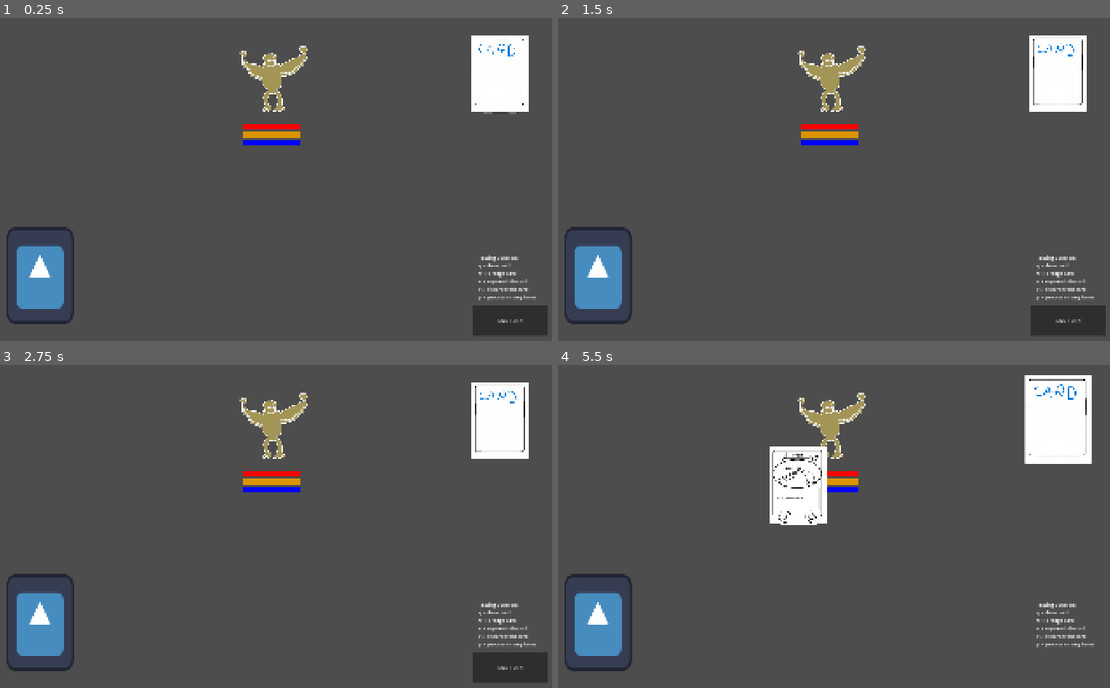
Above: before the commit, frames 1-4 (two rows, left to right).
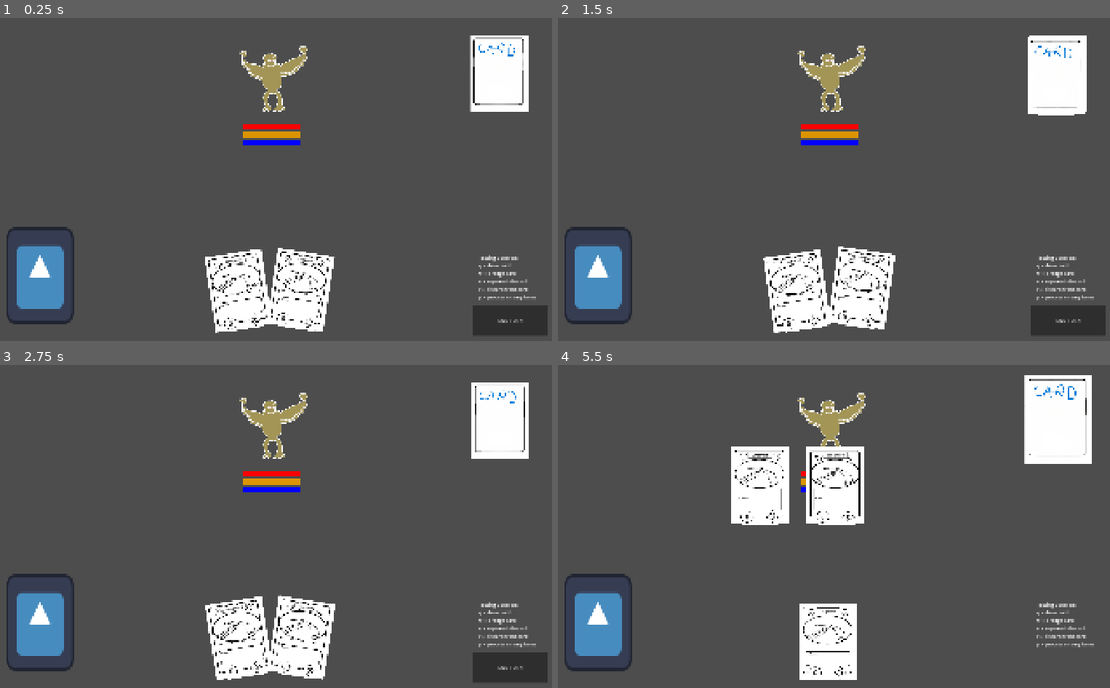
Above: after the commit, the same moments.

Repository: idealmonke/2.5d-test
Game: Godot game, scene res://game_data/scenes/Prototype_Battle.tscn
Two runs of this game, one before a commit and one after it. Both use one fixed random seed, a clock stepped at 60 frames per second and the inputs below. This scene is started directly instead of the project's main scene. The engine's default icon, where the game draws it, is replaced by a stand-in: a white triangle on a blue panel in a dark square.
Inputs (mouse positions are in pixels of both pictures, inside the frame that each line leads up to):
- Up to frame 1 (0.25 s): no input
- Up to frame 2 (1.5 s): tap Enter at 0.5 s; drag from (596, 276) to (1060, 72) at 0.52 s; click "END TURN" at 1.25 s
- Up to frame 3 (2.75 s): tap Space at 2 s; drag from (502, 419) to (38, 623) at 2.02 s
- Up to frame 4 (5.5 s): tap Enter at 2.75 s; move the mouse to (1060, 416) at 2.77 s; hold W 2.78-3.5 s; tap R at 2.85 s; click (1060, 416) at 2.92 s; tap Space at 3.5 s; drag from (1060, 419) to (596, 626) at 3.52 s; drag from (1060, 416) to (596, 620) at 4.27 s; drag from (596, 626) to (1060, 419) at 5.02 s

The runs differ from the first frame. In frame 1, 5.2% of the frame differs, in the area x 37-95%, y 5-98%; in frame 2, 5.3%; in frame 3, 4.8%; in frame 4, 7.0%, in the area x 31-97%, y 3-98%.

Commit message:
Card Init from memory

Diff:
--- a/game_data/enemies/battle_config.gd
+++ b/game_data/battle_config.gd
@@ -2,3 +2,4 @@
 extends Resource
 
 @export var enemyIDs : Array[int]
+@export var party: Party
--- a/game_data/battle_config.tres
+++ b/game_data/battle_config.tres
@@ -1,8 +1,10 @@
-[gd_resource type="Resource" script_class="battle_config" format=3]
+[gd_resource type="Resource" script_class="battle_config" format=3 uid="uid://c8qyuw5w0o2vo"]
 
-[ext_resource type="Script" path="res://game_data/enemies/battle_config.gd" id="1_0e1t4"]
+[ext_resource type="Resource" uid="uid://bfow5mjt2qwkc" path="res://game_data/player_data/party_data/Starter1.tres" id="1_d2gtx"]
+[ext_resource type="Script" uid="uid://dpmb6l2ednj1l" path="res://game_data/battle_config.gd" id="2_krdy4"]
 
 [resource]
-script = ExtResource("1_0e1t4")
+script = ExtResource("2_krdy4")
 enemyIDs = Array[int]([1, 1, 888])
+party = ExtResource("1_d2gtx")
 metadata/_custom_type_script = "uid://dpmb6l2ednj1l"
--- /dev/null
+++ b/game_data/characters/character_data.gd
@@ -0,0 +1,17 @@
+class_name character_data
+extends Resource
+
+@export var id: int
+@export var hp: int
+@export var max_mana: int
+@export var mana_regen: int
+@export var stamina: int
+@export var defense: Dictionary
+
+@export var main_class: String
+
+# Use a string "None" for single classed characters for now, we might set a better convention later
+@export var multi_class: String
+
+@export var hand_size: int
+@export var deck_slots: int
--- /dev/null
+++ b/game_data/characters/character_registry.gd
@@ -0,0 +1,19 @@
+class_name character_registry
+extends RefCounted
+
+static var character_data_path: String = "res://game_data/enemies/card_data/"
+
+const CHARACTER_DB: Dictionary = {
+	1: "John",
+	2: "Sally"
+}
+
+static func get_character_data(ID: int) -> character_data:
+	assert(CHARACTER_DB.has(ID), "Character ID (%s) not found in character registry" % ID)
+	return load(character_data_path+CHARACTER_DB[ID]+".tres")
+
+static func save_data(data: character_data) -> void:
+	var ID : int = data.id;
+
+	assert(CHARACTER_DB.has(ID), "Character ID (%s) not found in registry" % ID)
+	ResourceSaver.save(data, character_data_path+CHARACTER_DB[ID]+".tres")
--- /dev/null
+++ b/game_data/player_data/party_data/Starter1.tres
@@ -0,0 +1,9 @@
+[gd_resource type="Resource" script_class="Party" format=3 uid="uid://bfow5mjt2qwkc"]
+
+[ext_resource type="Script" uid="uid://tj0fltstwh2q" path="res://game_data/skill_cards/party.gd" id="1_q0e4e"]
+
+[resource]
+script = ExtResource("1_q0e4e")
+party_id = 1
+card_ids = Array[int]([1001, 1001, 1001, 1001, 1001, 1001, 1001, 1001, 1001, 1001, 1001, 1001, 1001, 1001, 1001, 1001])
+metadata/_custom_type_script = "uid://tj0fltstwh2q"
--- a/game_data/scenes/Prototype_Battle.tscn
+++ b/game_data/scenes/Prototype_Battle.tscn
@@ -6,37 +6,10 @@
 [ext_resource type="Script" uid="uid://brkdlre72oirh" path="res://game_data/skill_cards/card_locations/skill_card_hand.gd" id="3_wxjty"]
 [ext_resource type="Script" uid="uid://dxa8pniujnbnr" path="res://game_data/skill_cards/card_locations/skill_card_library.gd" id="4_h35sd"]
 [ext_resource type="Texture2D" uid="uid://2jcqtthsd6ij" path="res://icon.svg" id="5_h35sd"]
-[ext_resource type="Texture2D" uid="uid://dq27uwoxutmax" path="res://game_data/skill_cards/card_art/Blank_Card.png" id="6_h35sd"]
-[ext_resource type="Shader" uid="uid://b01vpgxcjaa8c" path="res://game_data/skill_cards/card_art/exhausted_card.gdshader" id="6_l4n2p"]
-[ext_resource type="Script" uid="uid://cscx462ge7hl4" path="res://game_data/skill_cards/skill_card.gd" id="6_wxjty"]
 [ext_resource type="Script" uid="uid://dtosnq5o1su6r" path="res://game_data/enemies/enemy.gd" id="10_lpuuh"]
 [ext_resource type="Texture2D" uid="uid://b8jyxdir6bjj3" path="res://game_data/enemies/enemy_art/enemy_harpy.png" id="11_in72b"]
 
 [sub_resource type="RectangleShape2D" id="RectangleShape2D_wxjty"]
-
-[sub_resource type="ShaderMaterial" id="ShaderMaterial_5ar1h"]
-shader = ExtResource("6_l4n2p")
-shader_parameter/is_exhausted = false
-shader_parameter/darken_amount = 0.800000038
-shader_parameter/desaturate_amount = 0.30000001425
-
-[sub_resource type="RectangleShape2D" id="RectangleShape2D_l4n2p"]
-size = Vector2(362, 482)
-
-[sub_resource type="RectangleShape2D" id="RectangleShape2D_72g67"]
-size = Vector2(380, 554)
-
-[sub_resource type="LabelSettings" id="LabelSettings_wxjty"]
-font_size = 20
-font_color = Color(0, 0, 0, 1)
-shadow_color = Color(0.7607843, 0.32941177, 0.24313726, 0)
-
-[sub_resource type="LabelSettings" id="LabelSettings_c1dyx"]
-font_color = Color(0, 0, 0, 1)
-
-[sub_resource type="LabelSettings" id="LabelSettings_aonjl"]
-font_size = 42
-font_color = Color(0, 0, 0, 1)
 
 [sub_resource type="RectangleShape2D" id="RectangleShape2D_mja0g"]
 size = Vector2(500, 500)
@@ -49,16 +22,6 @@
 gradient = SubResource("Gradient_md5fw")
 
 [sub_resource type="LabelSettings" id="LabelSettings_h35sd"]
-
-[sub_resource type="RectangleShape2D" id="RectangleShape2D_mja0g"]
-size = Vector2(500, 500)
-
-[sub_resource type="Gradient" id="Gradient_md5fw"]
-offsets = PackedFloat32Array(1)
-colors = PackedColorArray(1, 1, 1, 1)
-
-[sub_resource type="GradientTexture2D" id="GradientTexture2D_u3tej"]
-gradient = SubResource("Gradient_md5fw")
 
 [node name="PrototypeBattle" type="Node2D" unique_id=1303829405]
 script = ExtResource("1_lpuuh")
@@ -87,271 +50,6 @@
 shape = SubResource("RectangleShape2D_wxjty")
 
 [node name="card_storage" type="Node2D" parent="." unique_id=149255123]
-
-[node name="skill_card" type="Area2D" parent="card_storage" unique_id=1871708570]
-position = Vector2(500, 500)
-scale = Vector2(0.5, 0.5)
-script = ExtResource("6_wxjty")
-
-[node name="Sprite2D" type="Sprite2D" parent="card_storage/skill_card" unique_id=1746162831]
-material = SubResource("ShaderMaterial_5ar1h")
-texture = ExtResource("6_h35sd")
-
-[node name="CollisionShape2D" type="CollisionShape2D" parent="card_storage/skill_card" unique_id=786524825]
-position = Vector2(-17, -35)
-shape = SubResource("RectangleShape2D_l4n2p")
-
-[node name="hover_area" type="Area2D" parent="card_storage/skill_card" unique_id=346066006]
-
-[node name="hover_area_collision" type="CollisionShape2D" parent="card_storage/skill_card/hover_area" unique_id=123597450]
-position = Vector2(-18, -61)
-shape = SubResource("RectangleShape2D_72g67")
-
-[node name="card_name" type="Label" parent="card_storage/skill_card" unique_id=2038515389]
-offset_left = -92.0
-offset_top = -256.0
-offset_right = 60.0
-offset_bottom = -214.0
-label_settings = SubResource("LabelSettings_wxjty")
-horizontal_alignment = 1
-vertical_alignment = 1
-
-[node name="card_ability" type="Label" parent="card_storage/skill_card" unique_id=681648373]
-offset_left = -154.0
-offset_top = 34.0
-offset_right = 122.0
-offset_bottom = 122.0
-label_settings = SubResource("LabelSettings_c1dyx")
-
-[node name="mana_cost" type="Label" parent="card_storage/skill_card" unique_id=1961231286]
-offset_left = 42.0
-offset_top = 144.0
-offset_right = 90.0
-offset_bottom = 202.0
-label_settings = SubResource("LabelSettings_aonjl")
-horizontal_alignment = 1
-vertical_alignment = 1
-
-[node name="stamina_cost" type="Label" parent="card_storage/skill_card" unique_id=712983201]
-offset_left = -132.0
-offset_top = 142.0
-offset_right = -72.0
-offset_bottom = 200.0
-label_settings = SubResource("LabelSettings_aonjl")
-horizontal_alignment = 1
-vertical_alignment = 1
-
-[node name="skill_card2" type="Area2D" parent="card_storage" unique_id=1517108361]
-position = Vector2(500, 500)
-scale = Vector2(0.5, 0.5)
-script = ExtResource("6_wxjty")
-
-[node name="Sprite2D" type="Sprite2D" parent="card_storage/skill_card2" unique_id=1329385862]
-material = SubResource("ShaderMaterial_5ar1h")
-texture = ExtResource("6_h35sd")
-
-[node name="CollisionShape2D" type="CollisionShape2D" parent="card_storage/skill_card2" unique_id=177251869]
-position = Vector2(-17, -35)
-shape = SubResource("RectangleShape2D_l4n2p")
-
-[node name="hover_area" type="Area2D" parent="card_storage/skill_card2" unique_id=1997789707]
-
-[node name="hover_area_collision" type="CollisionShape2D" parent="card_storage/skill_card2/hover_area" unique_id=1168037399]
-position = Vector2(-18, -61)
-shape = SubResource("RectangleShape2D_72g67")
-
-[node name="card_name" type="Label" parent="card_storage/skill_card2" unique_id=8364464]
-offset_left = -92.0
-offset_top = -256.0
-offset_right = 60.0
-offset_bottom = -214.0
-label_settings = SubResource("LabelSettings_wxjty")
-horizontal_alignment = 1
-vertical_alignment = 1
-
-[node name="card_ability" type="Label" parent="card_storage/skill_card2" unique_id=53282140]
-offset_left = -154.0
-offset_top = 34.0
-offset_right = 122.0
-offset_bottom = 122.0
-label_settings = SubResource("LabelSettings_c1dyx")
-
-[node name="mana_cost" type="Label" parent="card_storage/skill_card2" unique_id=1971224639]
-offset_left = 42.0
-offset_top = 144.0
-offset_right = 90.0
-offset_bottom = 202.0
-label_settings = SubResource("LabelSettings_aonjl")
-horizontal_alignment = 1
-vertical_alignment = 1
-
-[node name="stamina_cost" type="Label" parent="card_storage/skill_card2" unique_id=612701343]
-offset_left = -132.0
-offset_top = 142.0
-offset_right = -72.0
-offset_bottom = 200.0
-label_settings = SubResource("LabelSettings_aonjl")
-horizontal_alignment = 1
-vertical_alignment = 1
-
-[node name="skill_card3" type="Area2D" parent="card_storage" unique_id=1305254307]
-position = Vector2(500, 500)
-scale = Vector2(0.5, 0.5)
-script = ExtResource("6_wxjty")
-
-[node name="Sprite2D" type="Sprite2D" parent="card_storage/skill_card3" unique_id=958045837]
-material = SubResource("ShaderMaterial_5ar1h")
-texture = ExtResource("6_h35sd")
-
-[node name="CollisionShape2D" type="CollisionShape2D" parent="card_storage/skill_card3" unique_id=594681009]
-position = Vector2(-17, -35)
-shape = SubResource("RectangleShape2D_l4n2p")
-
-[node name="hover_area" type="Area2D" parent="card_storage/skill_card3" unique_id=2091155179]
-
-[node name="hover_area_collision" type="CollisionShape2D" parent="card_storage/skill_card3/hover_area" unique_id=247280634]
-position = Vector2(-18, -61)
-shape = SubResource("RectangleShape2D_72g67")
-
-[node name="card_name" type="Label" parent="card_storage/skill_card3" unique_id=334726782]
-offset_left = -92.0
-offset_top = -256.0
-offset_right = 60.0
-offset_bottom = -214.0
-label_settings = SubResource("LabelSettings_wxjty")
-horizontal_alignment = 1
-vertical_alignment = 1
-
-[node name="card_ability" type="Label" parent="card_storage/skill_card3" unique_id=666235022]
-offset_left = -154.0
-offset_top = 34.0
-offset_right = 122.0
-offset_bottom = 122.0
-label_settings = SubResource("LabelSettings_c1dyx")
-
-[node name="mana_cost" type="Label" parent="card_storage/skill_card3" unique_id=326391414]
-offset_left = 42.0
-offset_top = 144.0
-offset_right = 90.0
-offset_bottom = 202.0
-label_settings = SubResource("LabelSettings_aonjl")
-horizontal_alignment = 1
-vertical_alignment = 1
-
-[node name="stamina_cost" type="Label" parent="card_storage/skill_card3" unique_id=1088034718]
-offset_left = -132.0
-offset_top = 142.0
-offset_right = -72.0
-offset_bottom = 200.0
-label_settings = SubResource("LabelSettings_aonjl")
-horizontal_alignment = 1
-vertical_alignment = 1
-
-[node name="skill_card4" type="Area2D" parent="card_storage" unique_id=1824727100]
-position = Vector2(500, 500)
-scale = Vector2(0.5, 0.5)
-script = ExtResource("6_wxjty")
-
-[node name="Sprite2D" type="Sprite2D" parent="card_storage/skill_card4" unique_id=1603358139]
-material = SubResource("ShaderMaterial_5ar1h")
-texture = ExtResource("6_h35sd")
-
-[node name="CollisionShape2D" type="CollisionShape2D" parent="card_storage/skill_card4" unique_id=473503475]
-position = Vector2(-17, -35)
-shape = SubResource("RectangleShape2D_l4n2p")
-
-[node name="hover_area" type="Area2D" parent="card_storage/skill_card4" unique_id=186079940]
-
-[node name="hover_area_collision" type="CollisionShape2D" parent="card_storage/skill_card4/hover_area" unique_id=870336991]
-position = Vector2(-18, -61)
-shape = SubResource("RectangleShape2D_72g67")
-
-[node name="card_name" type="Label" parent="card_storage/skill_card4" unique_id=71244036]
-offset_left = -92.0
-offset_top = -256.0
-offset_right = 60.0
-offset_bottom = -214.0
-label_settings = SubResource("LabelSettings_wxjty")
-horizontal_alignment = 1
-vertical_alignment = 1
-
-[node name="card_ability" type="Label" parent="card_storage/skill_card4" unique_id=465105162]
-offset_left = -154.0
-offset_top = 34.0
-offset_right = 122.0
-offset_bottom = 122.0
-label_settings = SubResource("LabelSettings_c1dyx")
-
-[node name="mana_cost" type="Label" parent="card_storage/skill_card4" unique_id=1565580027]
-offset_left = 42.0
-offset_top = 144.0
-offset_right = 90.0
-offset_bottom = 202.0
-label_settings = SubResource("LabelSettings_aonjl")
-horizontal_alignment = 1
-vertical_alignment = 1
-
-[node name="stamina_cost" type="Label" parent="card_storage/skill_card4" unique_id=1858818832]
-offset_left = -132.0
-offset_top = 142.0
-offset_right = -72.0
-offset_bottom = 200.0
-label_settings = SubResource("LabelSettings_aonjl")
-horizontal_alignment = 1
-vertical_alignment = 1
-
-[node name="skill_card5" type="Area2D" parent="card_storage" unique_id=403675941]
-position = Vector2(500, 500)
-scale = Vector2(0.5, 0.5)
-script = ExtResource("6_wxjty")
-
-[node name="Sprite2D" type="Sprite2D" parent="card_storage/skill_card5" unique_id=55798982]
-material = SubResource("ShaderMaterial_5ar1h")
-texture = ExtResource("6_h35sd")
-
-[node name="CollisionShape2D" type="CollisionShape2D" parent="card_storage/skill_card5" unique_id=1558336639]
-position = Vector2(-17, -35)
-shape = SubResource("RectangleShape2D_l4n2p")
-
-[node name="hover_area" type="Area2D" parent="card_storage/skill_card5" unique_id=1314905506]
-
-[node name="hover_area_collision" type="CollisionShape2D" parent="card_storage/skill_card5/hover_area" unique_id=1050155776]
-position = Vector2(-18, -61)
-shape = SubResource("RectangleShape2D_72g67")
-
-[node name="card_name" type="Label" parent="card_storage/skill_card5" unique_id=2099553826]
-offset_left = -92.0
-offset_top = -256.0
-offset_right = 60.0
-offset_bottom = -214.0
-label_settings = SubResource("LabelSettings_wxjty")
-horizontal_alignment = 1
-vertical_alignment = 1
-
-[node name="card_ability" type="Label" parent="card_storage/skill_card5" unique_id=145317380]
-offset_left = -154.0
-offset_top = 34.0
-offset_right = 122.0
-offset_bottom = 122.0
-label_settings = SubResource("LabelSettings_c1dyx")
-
-[node name="mana_cost" type="Label" parent="card_storage/skill_card5" unique_id=1903822028]
-offset_left = 42.0
-offset_top = 144.0
-offset_right = 90.0
-offset_bottom = 202.0
-label_settings = SubResource("LabelSettings_aonjl")
-horizontal_alignment = 1
-vertical_alignment = 1
-
-[node name="stamina_cost" type="Label" parent="card_storage/skill_card5" unique_id=498434257]
-offset_left = -132.0
-offset_top = 142.0
-offset_right = -72.0
-offset_bottom = 200.0
-label_settings = SubResource("LabelSettings_aonjl")
-horizontal_alignment = 1
-vertical_alignment = 1
 
 [node name="enemy_storage" type="Node2D" parent="." unique_id=380014281]
 
--- a/game_data/scripts/battle_controller.gd
+++ b/game_data/scripts/battle_controller.gd
@@ -89,6 +89,17 @@
 		return
 	data.discard.add_card(temp)
 	temp.interactable_state = COMMON_ENUMS.INTERACT_STATE.DISCARD
+
+func play_card(card: skill_card) -> void:
+	_change_state(COMMON_ENUMS.BATTLE_STATE.CARD_PLAYING)
+	data.hand.pop_card(card)
+	card.z_index += 10
+
+	await get_tree().create_timer(2.0).timeout
+
+	card.z_index -= 10
+	data.discard.add_card(card)
+	_change_state(COMMON_ENUMS.BATTLE_STATE.PLAYER_PLAYING)
 
 # Mutable Game Actions (Default lambda functions, sometimes replaced by perks)
 func _default_draw_card() -> void:
--- a/game_data/scripts/battle_player_data.gd
+++ b/game_data/scripts/battle_player_data.gd
@@ -8,7 +8,7 @@
 var max_mana: int
 var current_mana: int
 var mana_regen: int
-var hand_size: int
+var hand_size: int = 2
 
 var passive_status_effects: Dictionary[String, int]
 var active_status_effects: Dictionary[String, active_status_effect]
--- a/game_data/scripts/battle_setup.gd
+++ b/game_data/scripts/battle_setup.gd
@@ -1,26 +1,30 @@
 extends Node
+
+const SKILL_CARD_SCENE = preload("res://game_data/skill_cards/skill_card.tscn")
+const BATTLE_CONFIG = preload("res://game_data/battle_config.tres")
 
 func _ready() -> void:
 
 	BattleController.setup(self, $discard, $hand, $library, $end_turn)
 
-	# TEMPORARY TESTING CODE
-	BattleController.data.library.push_to_top($card_storage/skill_card)
-	BattleController.data.library.push_to_top($card_storage/skill_card2)
-	BattleController.data.library.push_to_top($card_storage/skill_card3)
-	BattleController.data.library.push_to_top($card_storage/skill_card4)
-	BattleController.data.library.push_to_top($card_storage/skill_card5)
-	$card_storage/skill_card/card_name.text = "Gooby"
-	$card_storage/skill_card2/card_name.text = "Chungus"
-	$card_storage/skill_card3/card_name.text = "Bingus"
-	$card_storage/skill_card4/card_name.text = "Wakka Wakka"
-	$card_storage/skill_card5/card_name.text = "Looney"
-	for card in BattleController.data.library.library:
-		card.set_back()
-	# TEMPORARY TESTING CODE
+
+
+	_init_player_cards()
 
 	BattleController._change_state(COMMON_ENUMS.BATTLE_STATE.PLAYER_UPKEEP)
 
 
 func _on_end_turn_pressed() -> void:
 	BattleController._end_turn()
+
+func _init_player_cards() -> void:
+	var party: Party = BATTLE_CONFIG.party
+	var cards: Array[int] = party.card_ids
+
+	for card in cards:
+		var data: card_data = skill_card_registry.get_card_data(card)
+		var card_instance: skill_card = SKILL_CARD_SCENE.instantiate()
+		$card_storage.add_child(card_instance)
+		card_instance.initialize_card(data)
+		BattleController.data.library.push_to_top(card_instance)
+	BattleController.data.library.shuffle()
--- a/game_data/skill_cards/card_locations/skill_card_discard.gd
+++ b/game_data/skill_cards/card_locations/skill_card_discard.gd
@@ -31,6 +31,7 @@
 	return discard.pop_at(index)
 
 func add_card(card: skill_card) -> void:
+	card.interactable_state = COMMON_ENUMS.INTERACT_STATE.DISCARD
 	discard.push_front(card)
 
 func add_many(cards: Array) -> void:
--- a/game_data/skill_cards/party.gd
+++ b/game_data/skill_cards/party.gd
@@ -1,6 +1,6 @@
 class_name Party
 extends Resource
 
-var party_id: int
-var card_ids: Array[int]
-var character_ids: Array[int]
+@export var party_id: int
+@export var card_ids: Array[int]
+@export var character_ids: Array[int]
--- a/game_data/skill_cards/skill_card.gd
+++ b/game_data/skill_cards/skill_card.gd
@@ -80,13 +80,16 @@
 	exhaust_material.shader = load("res://game_data/skill_cards/card_art/exhausted_card.gdshader")
 	card_main_frame.material = exhaust_material
 
-	interactable_state = COMMON_ENUMS.INTERACT_STATE.LIBRARY
+
 
 	card_name_label = $card_name
 	card_ability_label = $card_ability
 	card_mana_cost_label = $mana_cost
 	card_stamina_cost_label = $stamina_cost
 	_update_text()
+
+	interactable_state = COMMON_ENUMS.INTERACT_STATE.LIBRARY
+	set_back()
 
 
 func _process(delta: float) -> void:
@@ -118,15 +121,23 @@
 				global_position = global_position.lerp(misc_location, slow_lerp * delta)
 			else:
 				global_position = misc_location
+		COMMON_ENUMS.INTERACT_STATE.PLAYING:
+			if global_position.distance_to((screen_size/2) + Vector2(0,-256)) > 1:
+				global_position = global_position.lerp(screen_size/2, slow_lerp * delta)
+			else:
+				global_position = (screen_size/2) + Vector2(0,-256)
 
 func initialize_card(resource_data: skill_card_data) -> void:
+
 	card_name = resource_data.card_name
 	card_id = resource_data.card_id
 	card_art = resource_data.card_art
 	mana_cost = resource_data.mana_cost
 	ability_desc = resource_data.ability_desc
-	ability = resource_data.card_ability.execute
-	classes = resource_data.card_classes
+
+	# Temporarily disable until we figure this out
+	# ability = resource_data.card_ability.execute
+	# classes = resource_data.card_classes
 	_update_text()
 
 
@@ -170,10 +181,10 @@
 
 func _update_text() -> void:
 	# Change to actual propertes once they initialize correctly
-	card_name_label.text = "card_name"
-	card_ability_label.text = "This is the cards ability."
-	card_stamina_cost_label.text = "3"
-	card_mana_cost_label.text = "0"
+	card_name_label.text = card_name
+	card_ability_label.text = ability_desc
+	card_stamina_cost_label.text = str(stamina_cost)
+	card_mana_cost_label.text = str(mana_cost)
 
 ## Handles Mouse Down Presses
 func _on_input_event(_viewport, event, _shape_idx):
@@ -186,18 +197,25 @@
 				_report_select()
 				return
 
-func _on_mouse_entered() -> void:
-	_player_highlight_card()
-
-func _on_mouse_exited() -> void:
-	_player_unhighlight_card()
-
 func _input(event: InputEvent) -> void:
-	if interactable_state == COMMON_ENUMS.INTERACT_STATE.DRAGGING:
+	if (interactable_state == COMMON_ENUMS.INTERACT_STATE.DRAGGING) && (BattleController.current_state == COMMON_ENUMS.BATTLE_STATE.PLAYER_PLAYING) && (self.position.y <= screen_size.y/2):
+		if event is InputEventMouseButton:
+			if event.button_index == MOUSE_BUTTON_LEFT and not event.pressed:
+				interactable_state = COMMON_ENUMS.INTERACT_STATE.PLAYING
+				BattleController.play_card(self)
+
+	elif interactable_state == COMMON_ENUMS.INTERACT_STATE.DRAGGING:
 		if event is InputEventMouseButton:
 			if event.button_index == MOUSE_BUTTON_LEFT and not event.pressed:
 				interactable_state = prev_state
 				self.target_rotation = old_tilt
+
+
+func _on_mouse_entered() -> void:
+	_player_highlight_card()
+
+func _on_mouse_exited() -> void:
+	_player_unhighlight_card()
 
 func _update_pickable() -> void:
 	if interactable_state == COMMON_ENUMS.INTERACT_STATE.HAND or interactable_state == COMMON_ENUMS.INTERACT_STATE.GRID_DISPLAY:
--- a/game_data/skill_cards/skill_cards_data/longsword.tres
+++ b/game_data/skill_cards/skill_cards_data/longsword.tres
@@ -1,13 +1,14 @@
-[gd_resource type="Resource" script_class="skill_card_data" format=3]
+[gd_resource type="Resource" script_class="skill_card_data" format=3 uid="uid://ef76bmulu7gf"]
 
-[ext_resource type="Script" path="res://game_data/skill_cards/skill_card_data.gd" id="1_1hd5p"]
-[ext_resource type="Texture2D" path="res://icon.svg" id="1_in3tp"]
+[ext_resource type="Script" uid="uid://c3wbojvfgs5lg" path="res://game_data/skill_cards/skill_card_data.gd" id="1_1hd5p"]
+[ext_resource type="Texture2D" uid="uid://2jcqtthsd6ij" path="res://icon.svg" id="1_in3tp"]
 
 [resource]
 script = ExtResource("1_1hd5p")
-mana_cost = 7
-stamina_cost = 4
-card_name = "longsword"
+stamina_cost = 3
+ability_desc = "A Sword"
+target_type = 1
+card_name = "Longsword"
 card_art = ExtResource("1_in3tp")
 card_id = 1001
 metadata/_custom_type_script = "uid://c3wbojvfgs5lg"
Renamed: game_data/enemies/battle_config.gd.uid -> game_data/battle_config.gd.uid
Not shown, added: game_data/characters/character_data.gd.uid
Not shown, added: game_data/characters/character_registry.gd.uid
